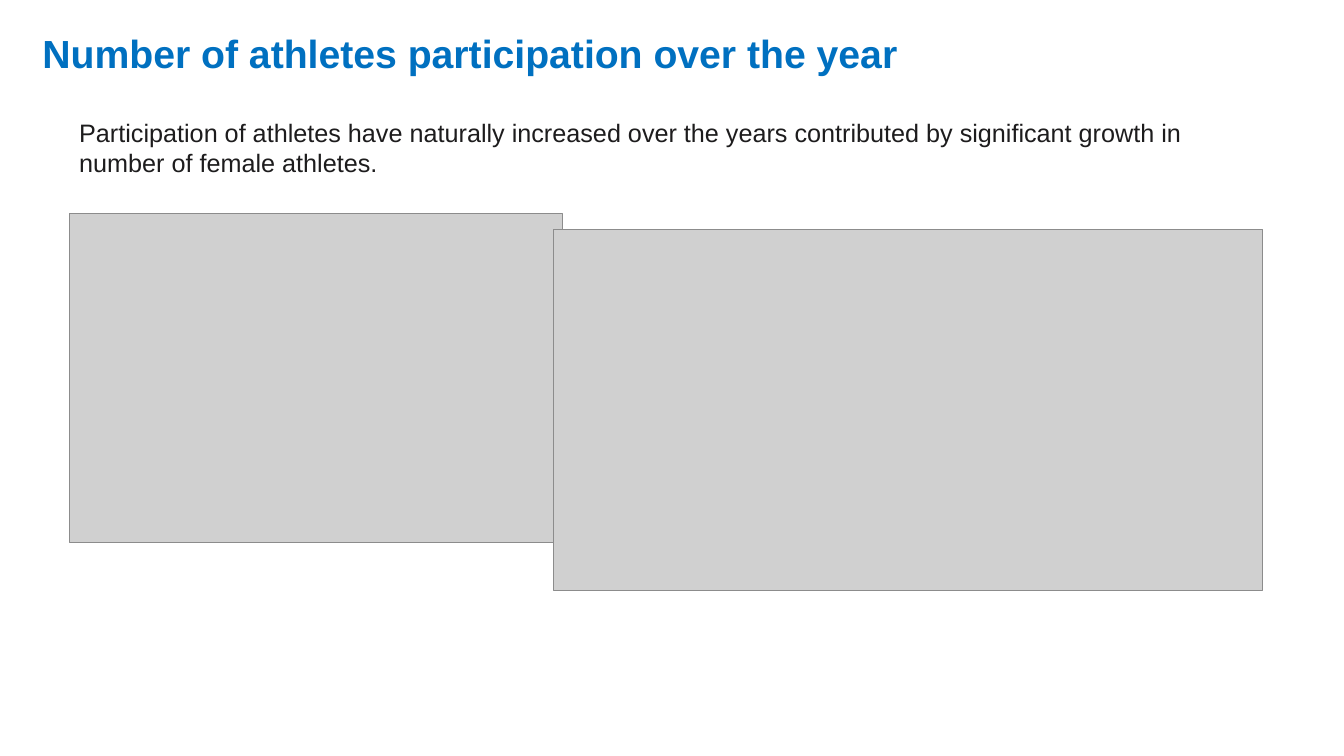
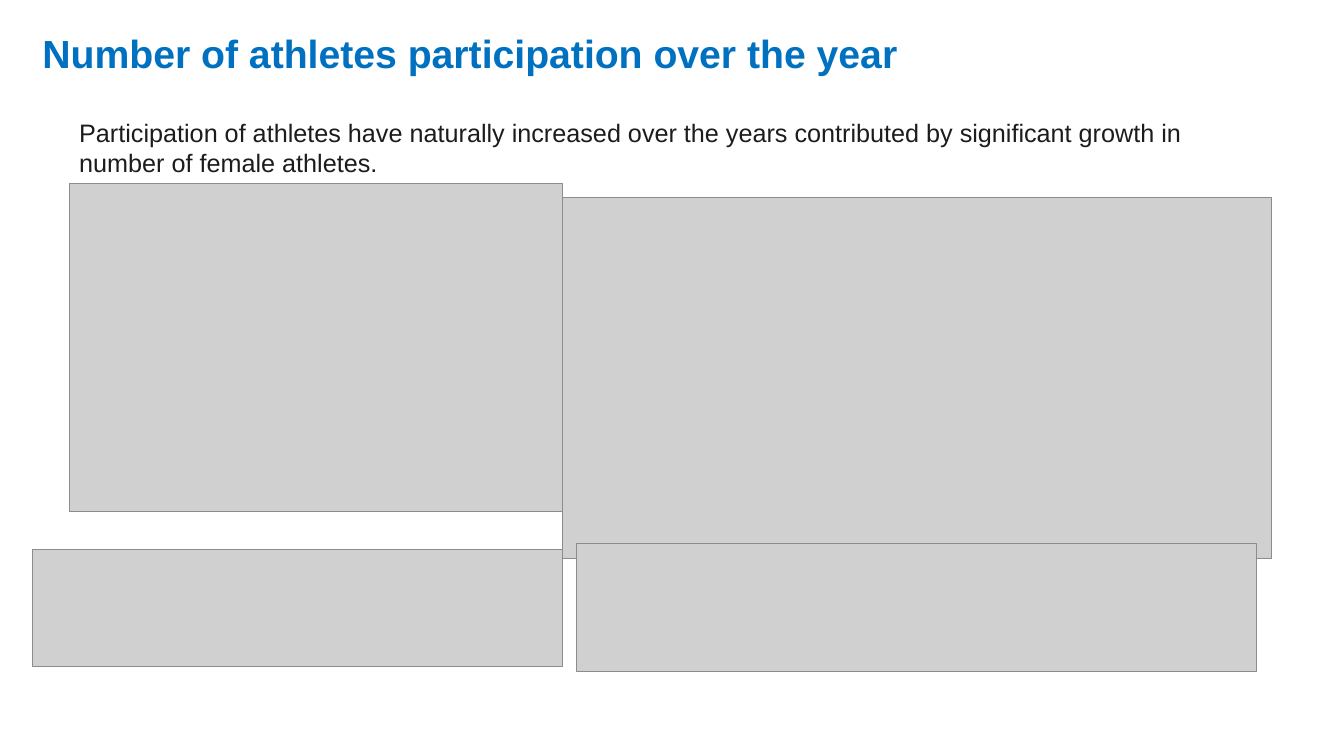
Before and after one commit to sissa81/project1, a slide deck: slide 4 of olympics by wildcats.pptx. Drawn at 1344x756 pixels with LibreOffice and Linux fonts; fonts in the diff are those of the drawing; grey boxes stand for pictures. Boxes give left, top, right and bottom in pixels: in the first picture for what was removed or moved away, otherwise in the second. Text is boxed around its words. In the diff, an @@ line names an element or a change of style, - is before the commit and + after.

Commit message:
PPT Edits and image push

```diff
--- a/olympics by wildcats.pptx
+++ b/olympics by wildcats.pptx
@@ picture: place and size @@
-picture at box(70, 214, 563, 542)
+picture at box(70, 184, 563, 512)
@@ picture: place and size @@
-picture at box(554, 229, 1263, 590)
+picture at box(563, 198, 1272, 559)
@@ picture added at box(32, 549, 562, 666) @@
@@ picture added at box(577, 543, 1257, 671) @@
```
Also in this commit, not shown: 5 other slides changed, 1 slide added, 1 other file.
